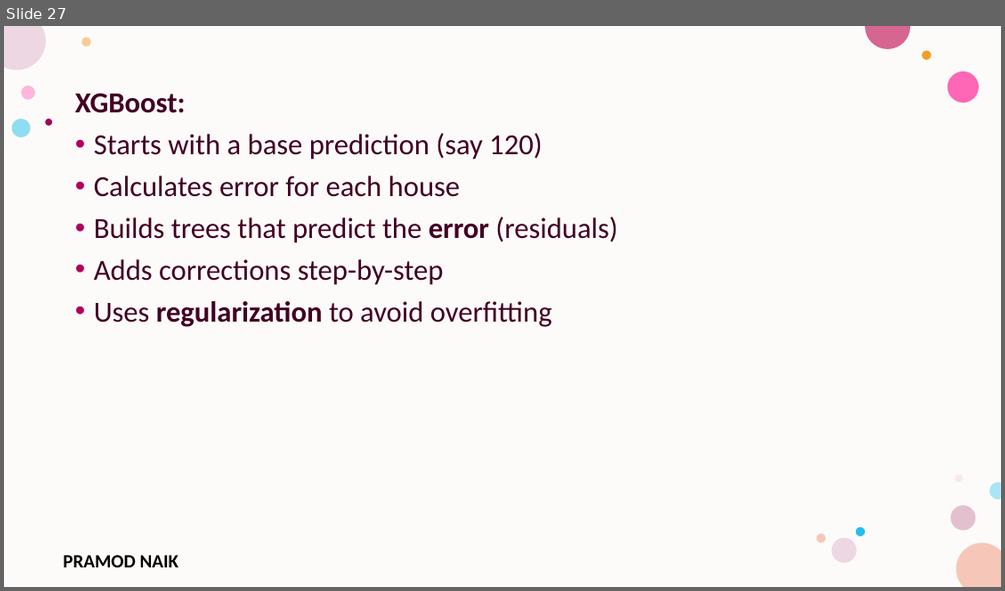
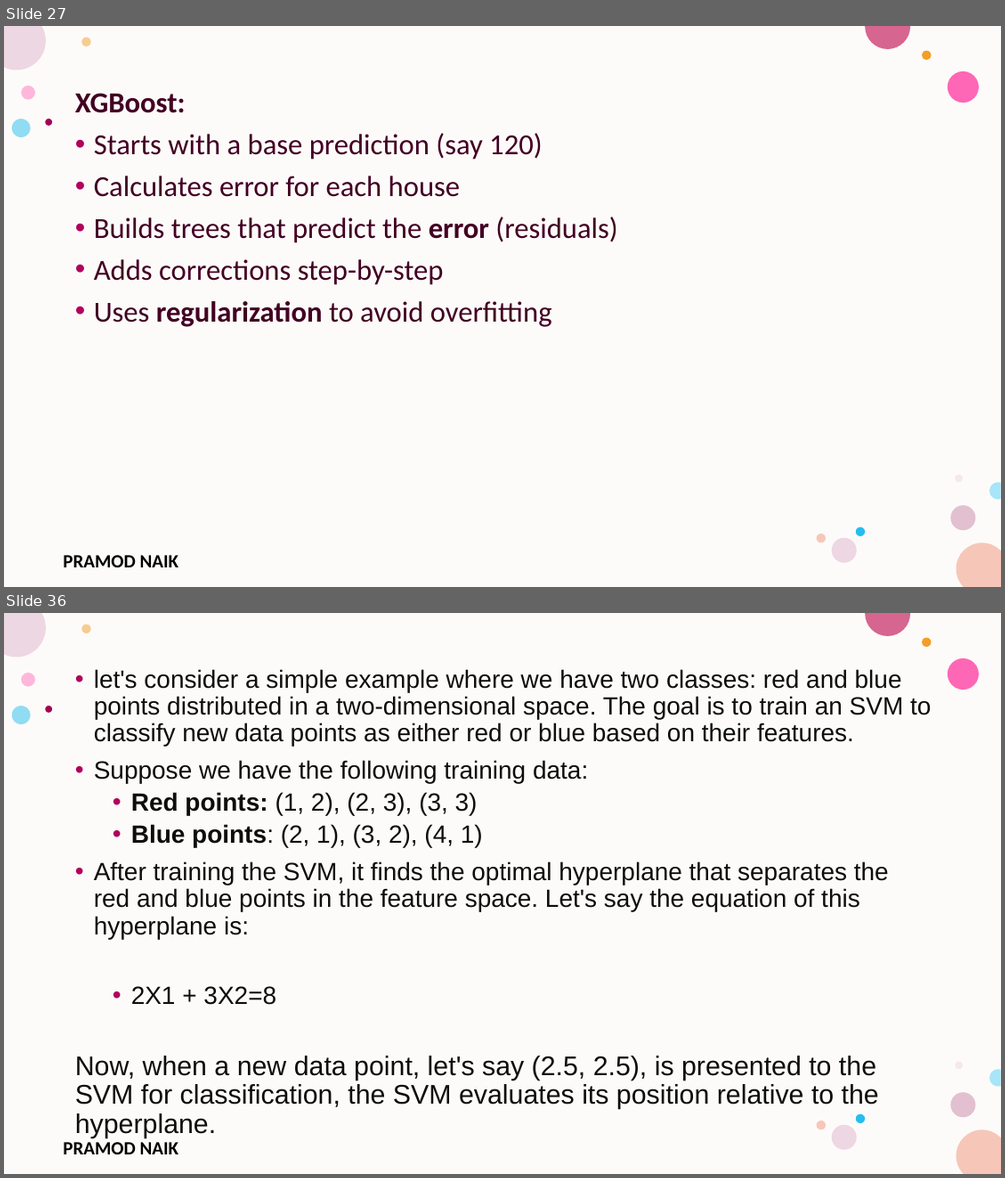
Before and after one commit to PRAMODNAIK-DEV/MCA-2nd-Sem-ML-Data-Analytics-Shridevi-College, a slide deck: Theory Class-Notes/Unit-4 Advanced Machine Learning Techniques.pptx. Shown one above the other, each under a label of ours: slide 27 before the commit, slides 27 and 36 after it; the slides between them are not shown. The pictures are 1005x591 and 1005x1178 pixels, drawn with LibreOffice and Linux fonts; fonts in the diff are those of the drawing; background and template pictures are left out. Boxes give left, top, right and bottom in pixels: in the first picture for what was removed or moved away, otherwise in the second. Text is boxed around its words. In the diff, an @@ line names an element or a change of style, - is before the commit and + after.

```diff
--- a/Theory Class-Notes/Unit-4 Advanced Machine Learning Techniques.pptx
+++ b/Theory Class-Notes/Unit-4 Advanced Machine Learning Techniques.pptx
@@ slide 36 added at [4, 613, 1001, 1174], background #FFFFFF; not listed: 17 template elements that a slide beside it also shows @@
@@ text added at [75, 669, 930, 1109], 24 pt, text #0D0D0D @@
+• let's consider a simple example where we have two classes: red and blue points distributed in a two-dimensional space. The goal is to train an SVM to classify new data points as either red or blue based on their features.
+• Suppose we have the following training data:
+  • Red points: (1, 2), (2, 3), (3, 3)
+  • Blue points: (2, 1), (3, 2), (4, 1)
+• After training the SVM, it finds the optimal hyperplane that separates the red and blue points in the feature space. Let's say the equation of this hyperplane is:
+  • 2X1 + 3X2=8
+Now, when a new data point, let's say (2.5, 2.5), is presented to the SVM for classification, the SVM evaluates its position relative to the hyperplane.
```
Also in this commit, not shown: 2 slides changed, 24 other slides added, 1 other file.
